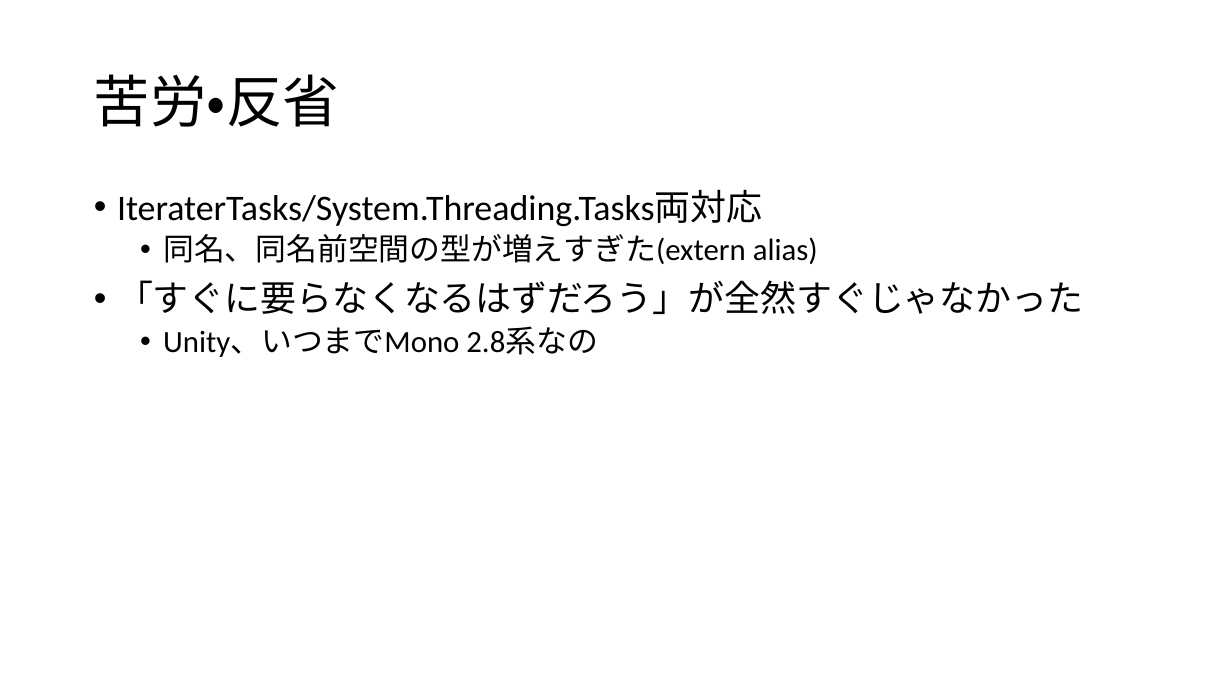
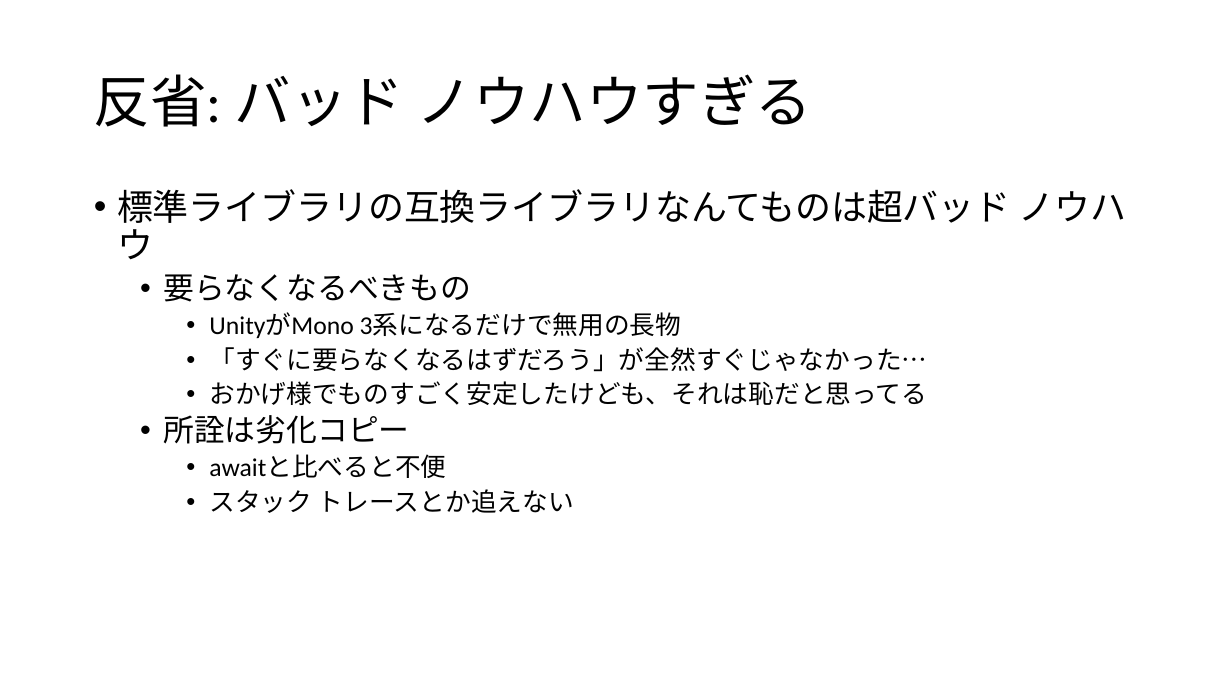
Before and after one commit to ppcuni/UnityCsharp20150321, a slide deck: slide 21 of doc/自社フレームワーク.pptx (slide 16 before the commit). Drawn at 1232x693 pixels with LibreOffice and Linux fonts; fonts in the diff are those of the drawing. Boxes give left, top, right and bottom in pixels: in the first picture for what was removed or moved away, otherwise in the second. Text is boxed around its words. In the diff, an @@ line names an element or a change of style, - is before the commit and + after.

```diff
--- a/doc/自社フレームワーク.pptx
+++ b/doc/自社フレームワーク.pptx
@@ title at <box>94,74,812,127</box>: text changed @@
-苦労・反省
+反省: バッド ノウハウすぎる
@@ text at <box>117,189,1127,513</box>: text changed; size 28 to 20 pt @@
-• IteraterTasks/System.Threading.Tasks両対応
-  • 同名、同名前空間の型が増えすぎた(extern alias)
-• 「すぐに要らなくなるはずだろう」が全然すぐじゃなかった
-  • Unity、いつまでMono 2.8系なの
+• 標準ライブラリの互換ライブラリなんてものは超バッド ノウハウ
+  • 要らなくなるべきもの
+    • UnityがMono 3系になるだけで無用の長物
+    • 「すぐに要らなくなるはずだろう」が全然すぐじゃなかった…
+    • おかげ様でものすごく安定したけども、それは恥だと思ってる
+  • 所詮は劣化コピー
+    • awaitと比べると不便
+    • スタック トレースとか追えない
```
Also in this commit, not shown: 7 other slides changed, 11 slides added, 4 slides removed.
